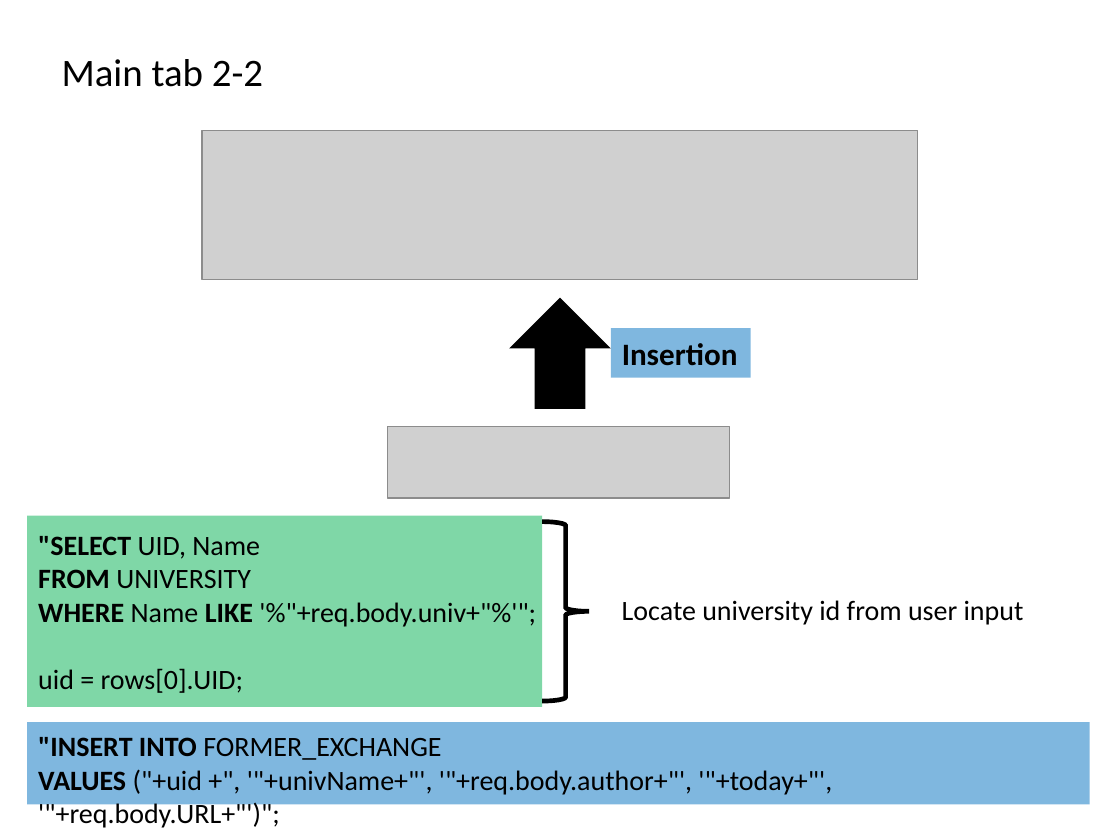
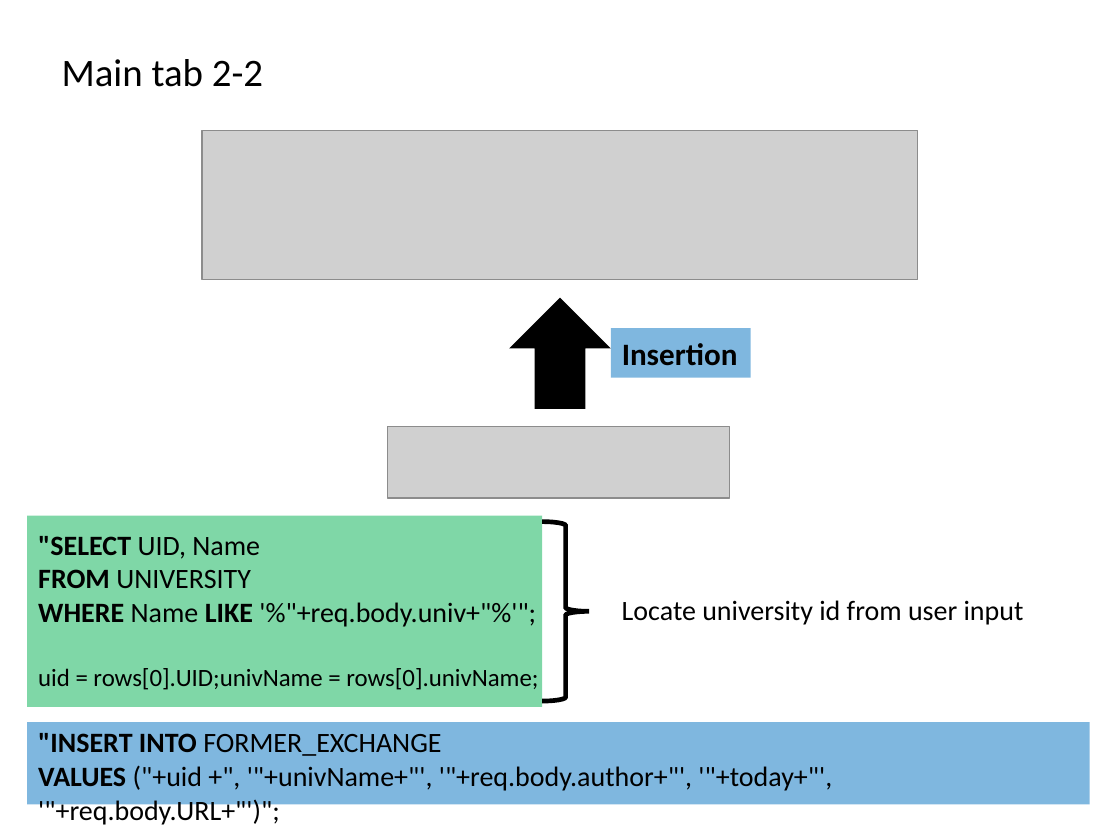
Before and after one commit to hy2850/CS360-HOEP-Project, a slide deck: slide 25 of v20181203 Final Presentation.pptx. Drawn at 1120x840 pixels with LibreOffice and Linux fonts; fonts in the diff are those of the drawing; grey boxes stand for pictures. Boxes give left, top, right and bottom in pixels: in the first picture for what was removed or moved away, otherwise in the second. Text is boxed around its words. In the diff, an @@ line names an element or a change of style, - is before the commit and + after.

```diff
--- a/v20181203 Final Presentation.pptx
+++ b/v20181203 Final Presentation.pptx
@@ text at box(38, 668, 538, 690): text changed; size 18 to 16 pt @@
-uid = rows[0].UID;
+uid = rows[0].UID;univName = rows[0].univName;
```
